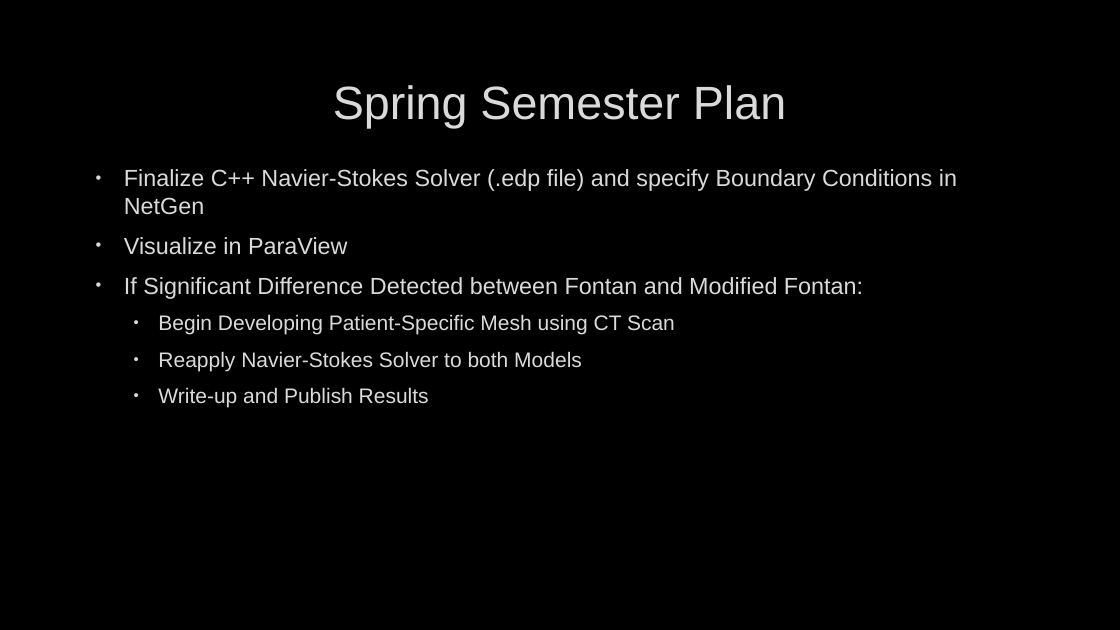
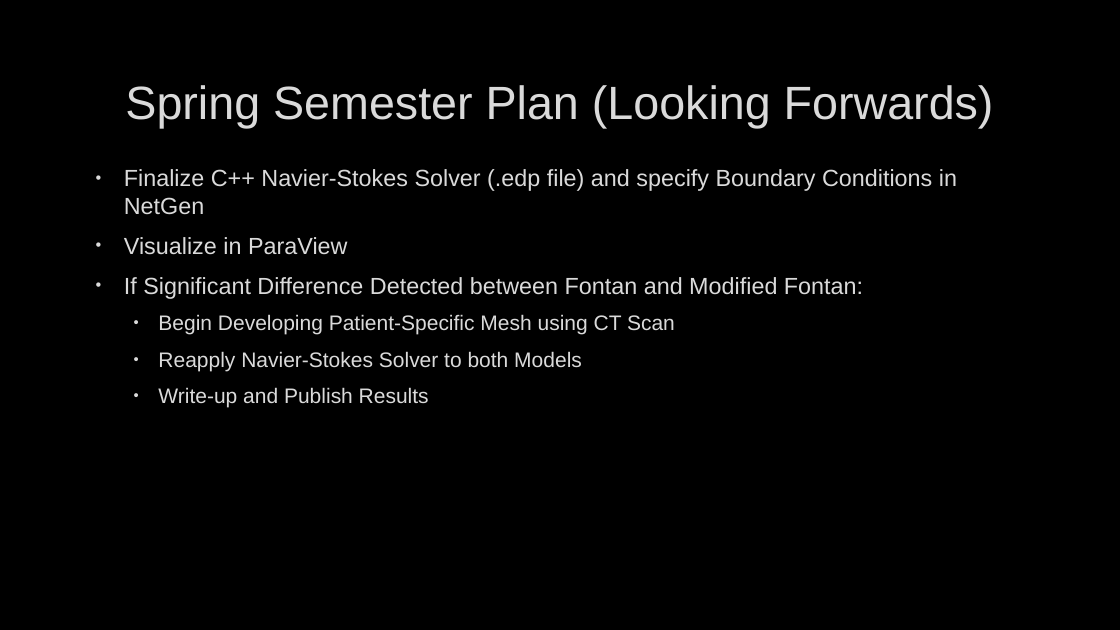
Before and after one commit to csapidus/modified-fontan, a slide deck: slide 6 of administrative/BMED 4699, Mahdi Al-Husseini.pptx (slide 5 before the commit). Drawn at 1120x630 pixels with LibreOffice and Linux fonts; fonts in the diff are those of the drawing; background and template pictures are left out. Boxes give left, top, right and bottom in pixels: in the first picture for what was removed or moved away, otherwise in the second. Text is boxed around its words. In the diff, an @@ line names an element or a change of style, - is before the commit and + after.

```diff
--- a/administrative/BMED 4699, Mahdi Al-Husseini.pptx
+++ b/administrative/BMED 4699, Mahdi Al-Husseini.pptx
@@ title at <box>125,85,994,128</box>: text changed @@
-Spring Semester Plan
+Spring Semester Plan (Looking Forwards)
```
Also in this commit, not shown: 4 other slides changed, 1 slide added, 21 other files.
